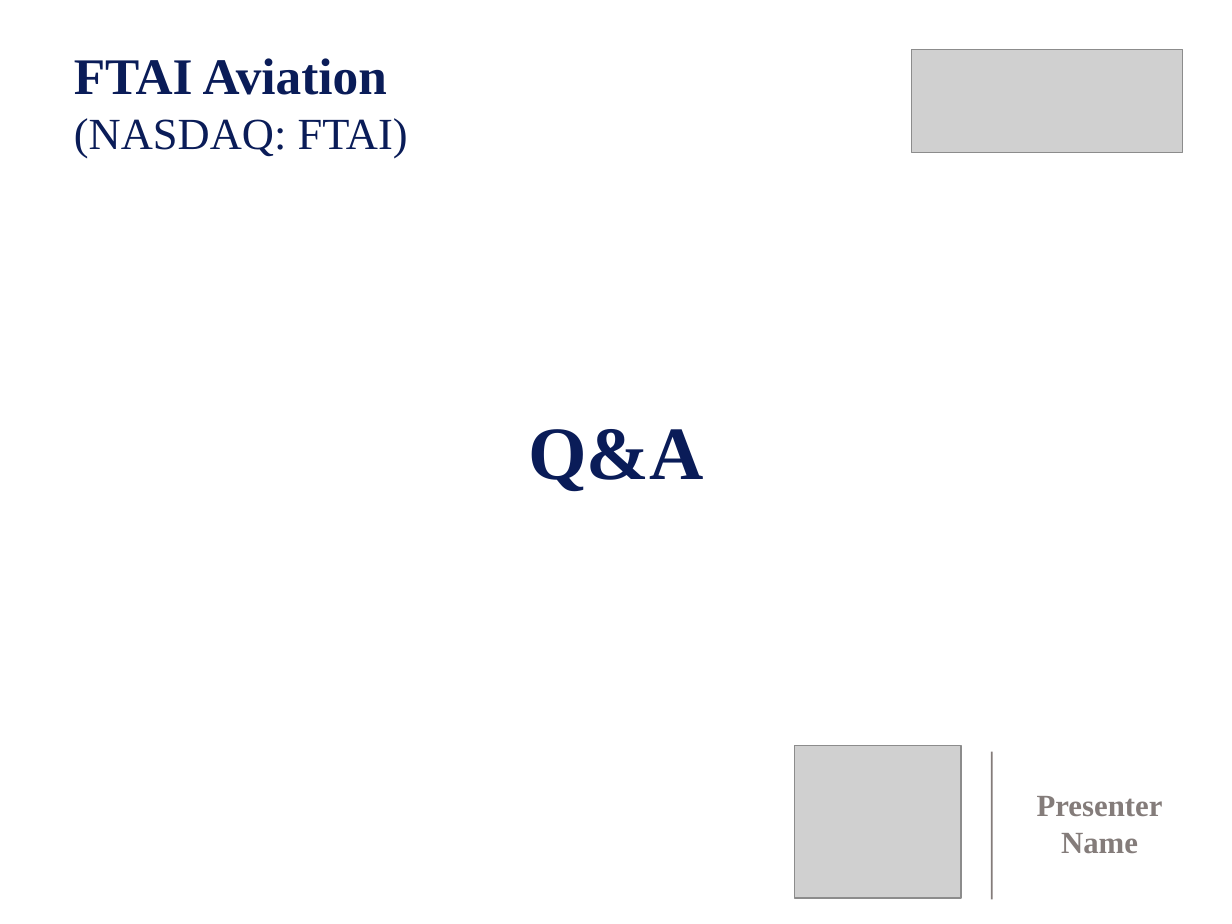
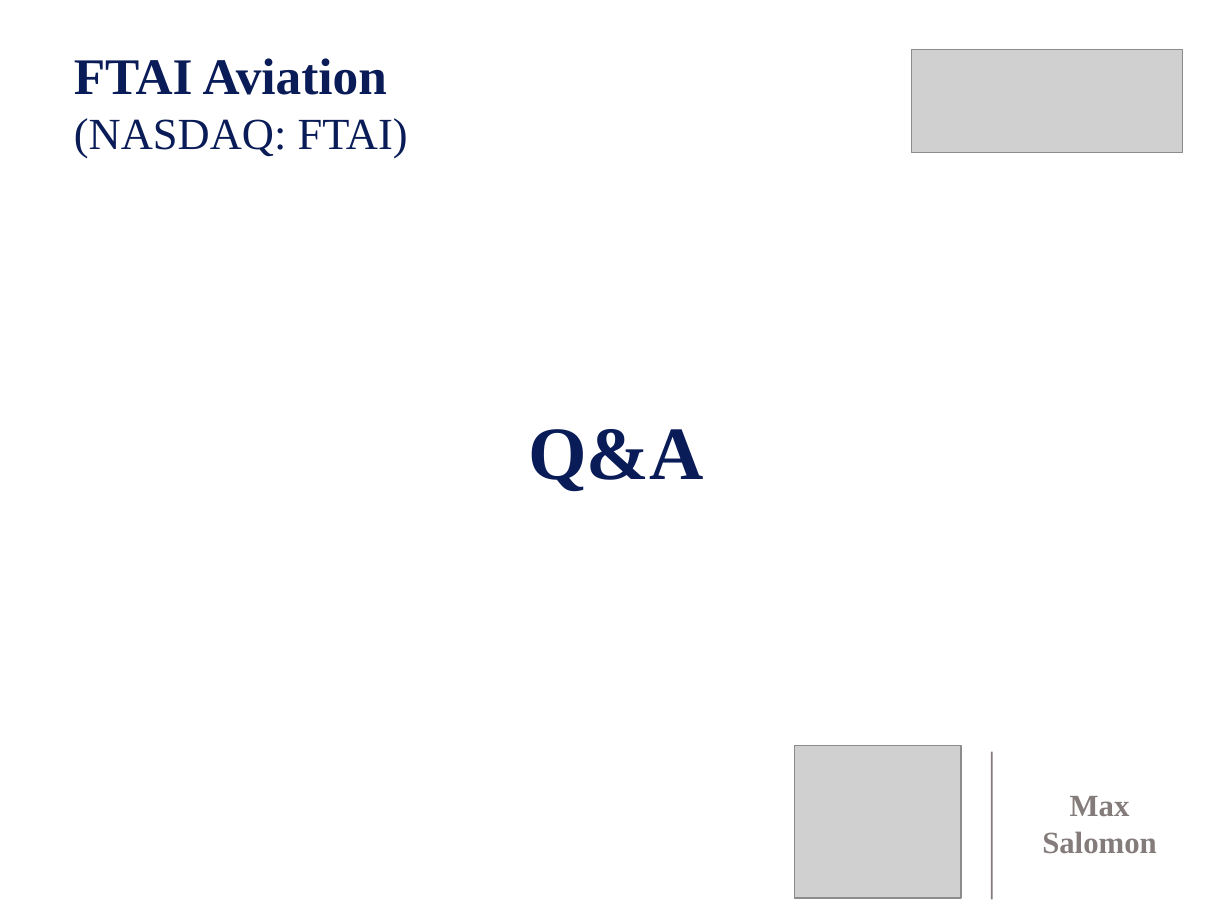
Before and after one commit to maxlsmls-dot/SPOT, a slide deck: slide 28 of deck/FTAI_Long_Pitch.pptx. Drawn at 1232x924 pixels with LibreOffice and Linux fonts; fonts in the diff are those of the drawing; grey boxes stand for pictures. Boxes give left, top, right and bottom in pixels: in the first picture for what was removed or moved away, otherwise in the second. Text is boxed around its words. In the diff, an @@ line names an element or a change of style, - is before the commit and + after.

```diff
--- a/deck/FTAI_Long_Pitch.pptx
+++ b/deck/FTAI_Long_Pitch.pptx
@@ text at (1042, 796, 1157, 853): text changed @@
-Presenter
-Name
+Max
+Salomon
```
Also in this commit, not shown: 2 other slides changed, 1 other file.
